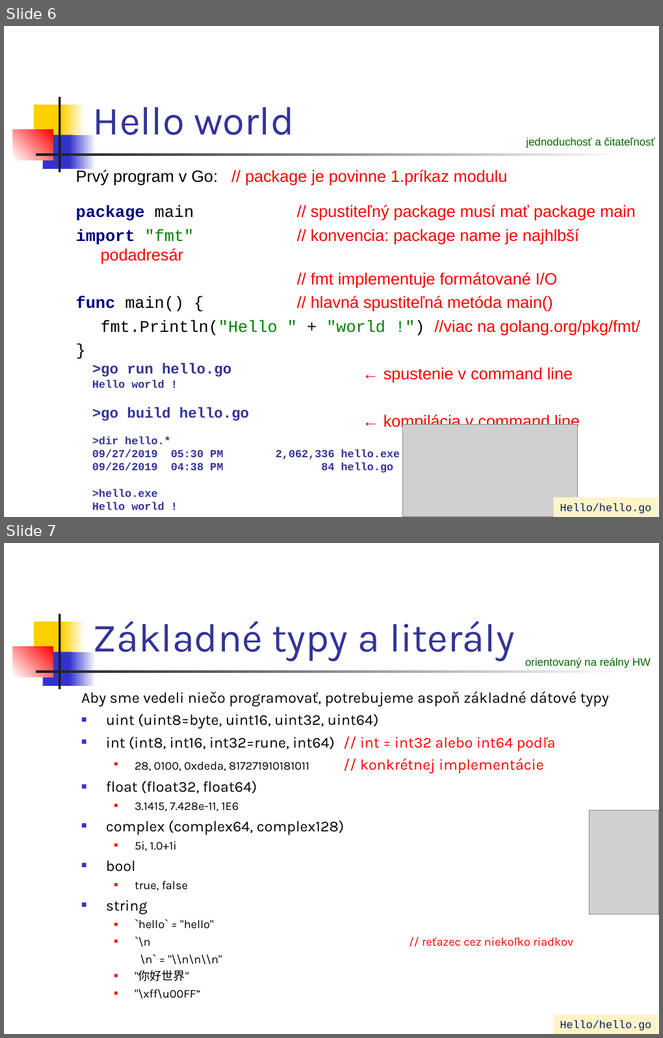
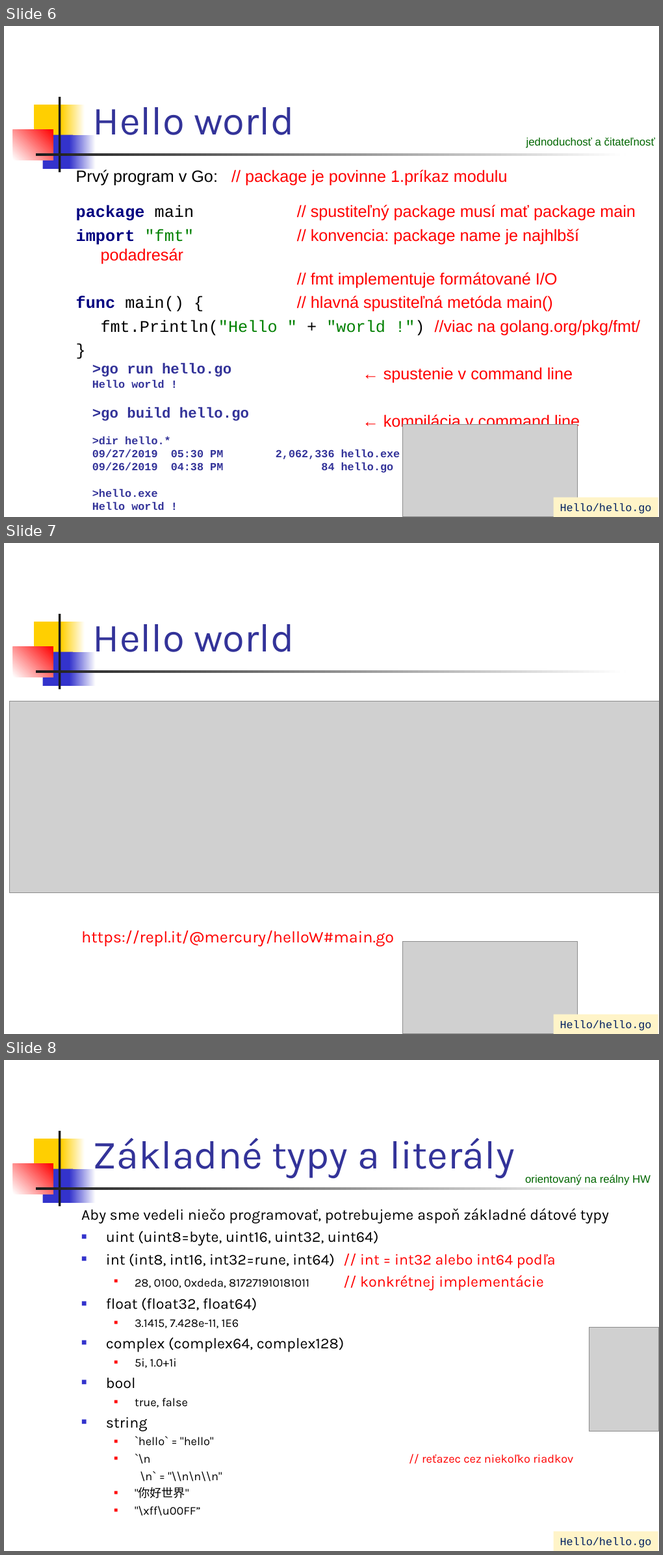
Before and after one commit to paradigmy/Prednasky, a slide deck: 02/go1.ppt. Shown one above the other, each under a label of ours: slides 6 and 7 before the commit, slides 6, 7 and 8 after it. The pictures are 663x1038 and 663x1555 pixels, drawn with LibreOffice and Linux fonts; fonts in the diff are those of the drawing; grey boxes stand for pictures. Boxes give left, top, right and bottom in pixels: in the first picture for what was removed or moved away, otherwise in the second. Text is boxed around its words. In the diff, an @@ line names an element or a change of style, - is before the commit and + after.

```diff
--- a/02/go1.ppt
+++ b/02/go1.ppt
@@ slide 7 added at (x1=4, y1=543, x2=659, y2=1034), background #FFFFFF; not listed: 7 template elements that a slide beside it also shows @@
@@ title added at (x1=93, y1=624, x2=294, y2=652), 44 pt, text #333399 @@
+Hello world
@@ picture added at (x1=10, y1=702, x2=659, y2=893) @@
@@ text added at (x1=81, y1=930, x2=394, y2=947), 18 pt, text #FF0000 @@
+https://repl.it/@mercury/helloW#main.go
@@ picture added at (x1=402, y1=941, x2=578, y2=1034) @@
@@ rectangle added at (x1=554, y1=1015, x2=659, y2=1034), fill #FFF4C8, 12 pt, text #002060 @@
+Hello/hello.go
@@ what was slide 7 is now slide 8 @@
```
Also in this commit, not shown: 4 slides changed, 1 other file.
